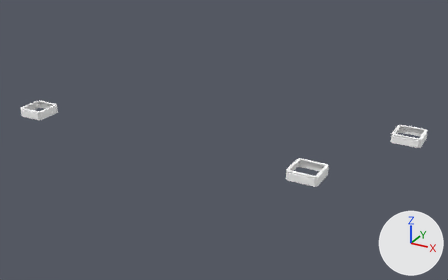
Renders of the OBJ model Games/GuruttoWorld/Assets/Models/GuidanceLab/City1A/Baked/Block-1-6.obj from each side of a commit.
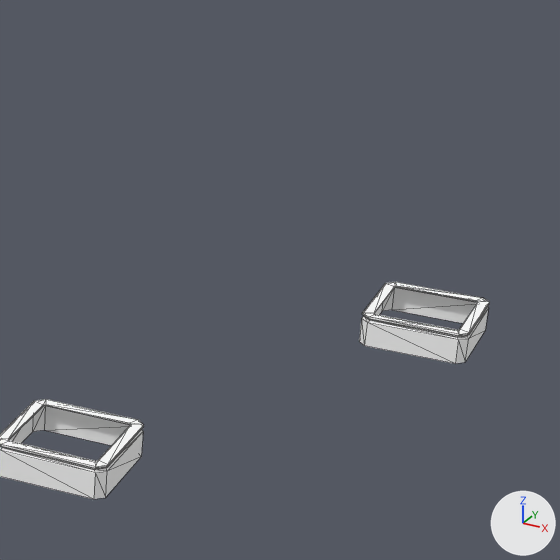
Each version is shown whole from a camera (50 mm lens) standing at (10.64, 24.02, 8.06) and looking at (0.8, 41.91, -0.88), then close up on the part from 64% to 100% of the width and 16% to 73% of the height. Every picture has the same lights, and +X, +Y and +Z are marked at lower right. The first two pictures are the older version. The close-ups show mesh edges as thin lines. Where no turn or scale is listed for an object, it has been applied to the vertices. Vertices at exactly the same position are counted once.

In view in the first close-up: 'Block-1-6'.
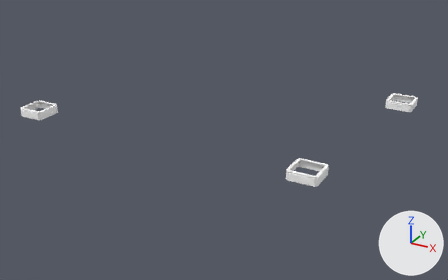
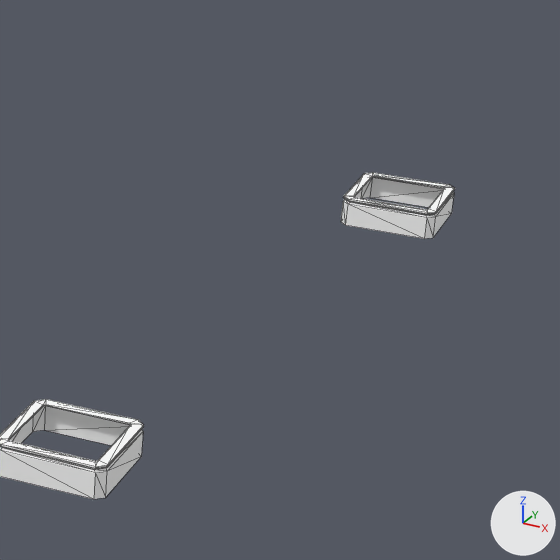
The newer file is also turned or shifted as a whole; pictures and numbers use the older file's frame.

Boxes (x1, y1, x2, y2) around the edits, measured in the close-ups (560 x 560 px; the box of a moved part takes in the faces that stretch with it):
'Block-1-6', reshaped
    before: (0, 282, 489, 499)
    after: (0, 172, 455, 499)
part 1 of me_block_1_6, moved or reshaped
    before: (359, 282, 489, 364)
    after: (341, 172, 455, 239)

The change, as a list of edits to the scene's bpy script:
```text
Change me_block_1_6:
    used by ob_block_1_6; location = (0.0, 0.0, 0.0)
    remove me_block_1_6.from_pydata(...)  # 192 vertices, 336 faces; spans x -5.58..7.48, y 38.52..43.48, z 0.0..0.29
    add me_block_1_6.from_pydata(...)  # 192 vertices, 336 faces; spans x -5.58..6.48, y 38.52..46.48, z 0.0..0.29
    me_block_1_6 part 1: the loose piece of 64 vertices spanning x 6.52..7.48, y 42.52..43.48, z 0.0..0.29 is moved by (-1.0, 3.0, 0.0)
```
